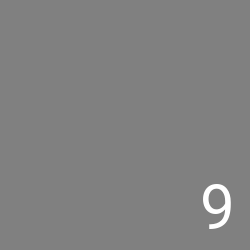
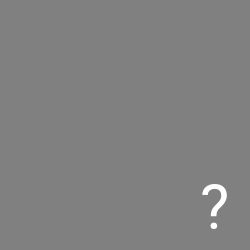
Revision of a layered w=250, h=250 image; what changed, layer by layer:
added layer "?" in group "number" over [202, 184, 227, 229]
hid "9" over [203, 184, 231, 229]
